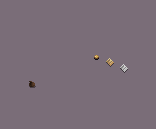
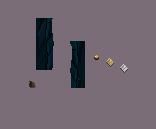
Layered file, before and after one edit (156 x 129). Changes by layer:
added layer "LeftTunnelPatch.png" above "RightTunnelPatch.png" over [36, 18, 75, 70]
added layer "RightTunnelPatch.png" above "Layer 0" over [70, 41, 85, 88]
